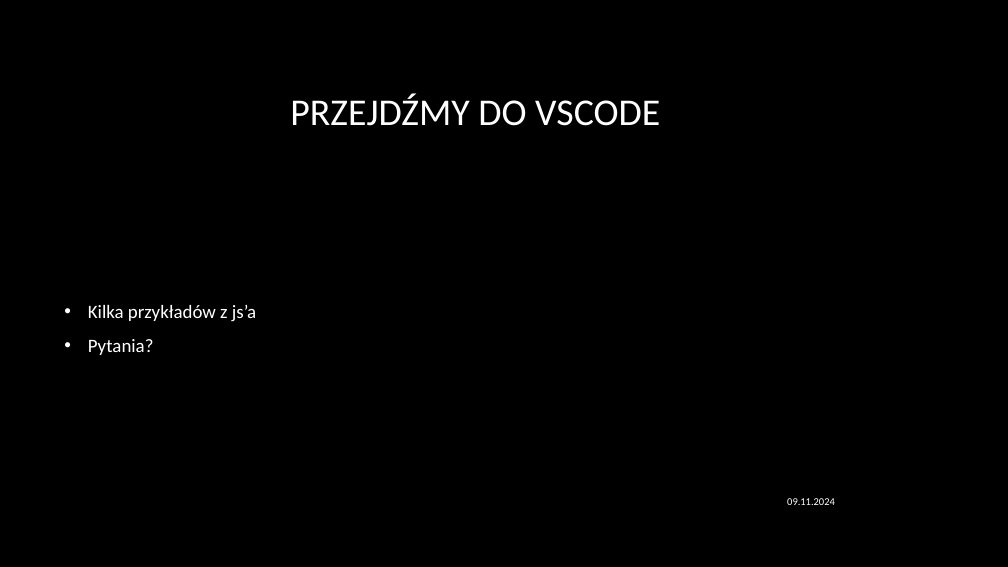
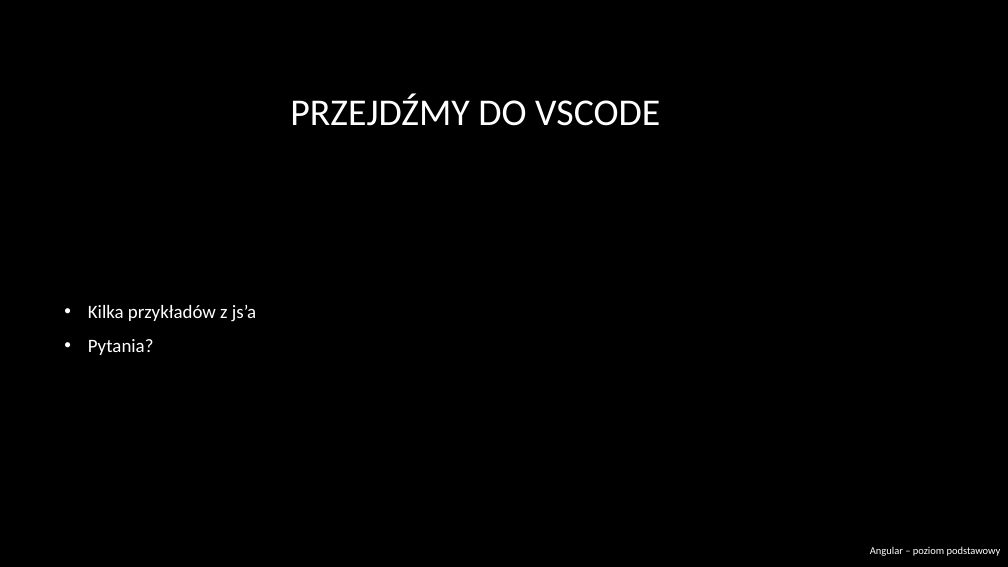
Before and after one commit to RafalSzczuka/angular-course-pfr, a slide deck: slide 22 of prezentacja/Angular beginner.pptx. Drawn at 1008x567 pixels with LibreOffice and Linux fonts; fonts in the diff are those of the drawing; background and template pictures are left out. Boxes give left, top, right and bottom in pixels: in the first picture for what was removed or moved away, otherwise in the second. Text is boxed around its words. In the diff, an @@ line names an element or a change of style, - is before the commit and + after.

```diff
--- a/prezentacja/Angular beginner.pptx
+++ b/prezentacja/Angular beginner.pptx
@@ text removed at bbox=[787, 498, 835, 505] @@
-09.11.2024
@@ text added at bbox=[870, 546, 1001, 556], 10 pt, text #FFFFFF @@
+Angular – poziom podstawowy
```
Also in this commit, not shown: 6 other slides changed.
